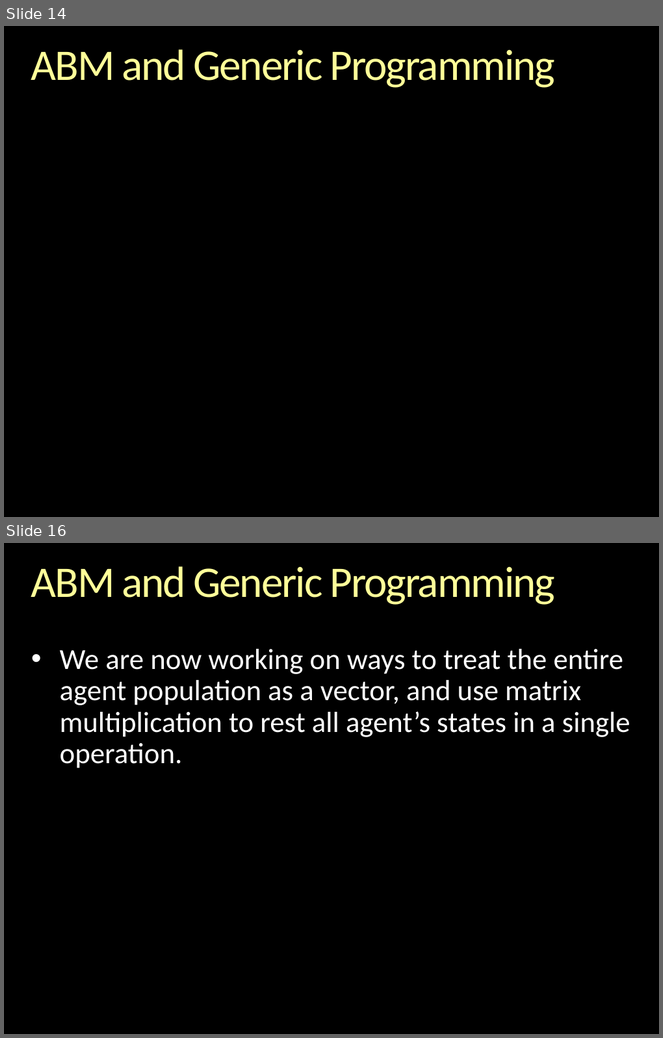
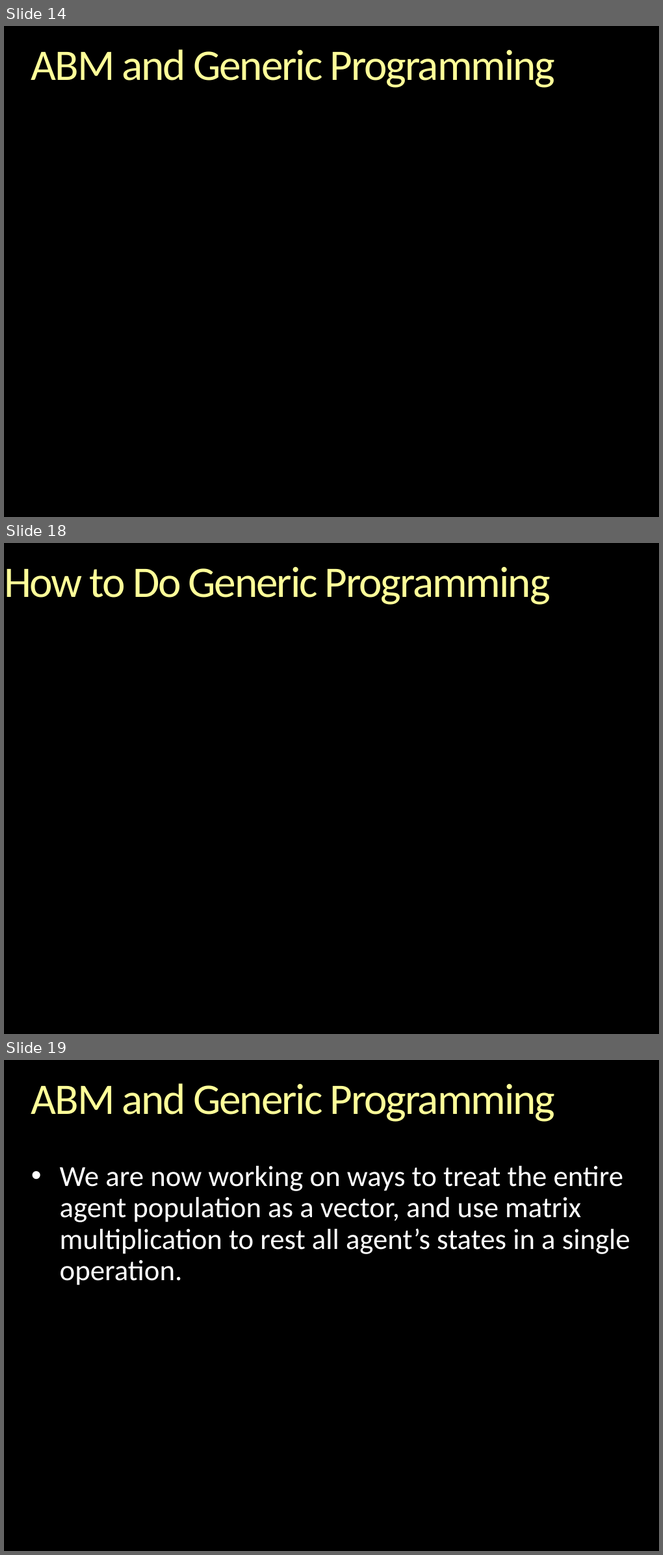
Before and after one commit to gcallah/indras_net, a slide deck: docs/GenericProgrammingAndABM.pptx. Shown one above the other, each under a label of ours: slides 14 and 16 before the commit, slides 14, 18 and 19 after it; the slides between them are not shown. The pictures are 663x1038 and 663x1555 pixels, drawn with LibreOffice and Linux fonts; fonts in the diff are those of the drawing; background and template pictures are left out. Boxes give left, top, right and bottom in pixels: in the first picture for what was removed or moved away, otherwise in the second. Text is boxed around its words. In the diff, an @@ line names an element or a change of style, - is before the commit and + after.

```diff
--- a/docs/GenericProgrammingAndABM.pptx
+++ b/docs/GenericProgrammingAndABM.pptx
@@ slide 18 added at bbox=[4, 543, 659, 1034], background picture (left out) @@
@@ title added at bbox=[4, 566, 551, 605], 48 pt, text gradient #FFFFB9 to #FFFF99 to #F6AE1E @@
+How to Do Generic Programming
@@ what was slide 16 is now slide 19 @@
```
Also in this commit, not shown: 3 other slides added, 1 slide removed, 4 other files.
